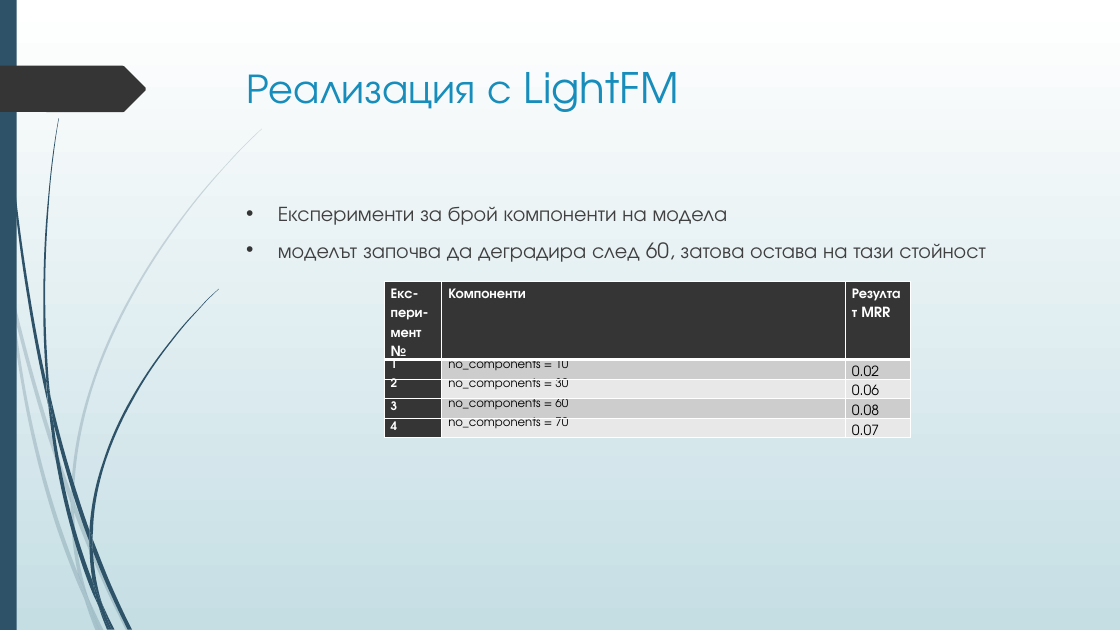
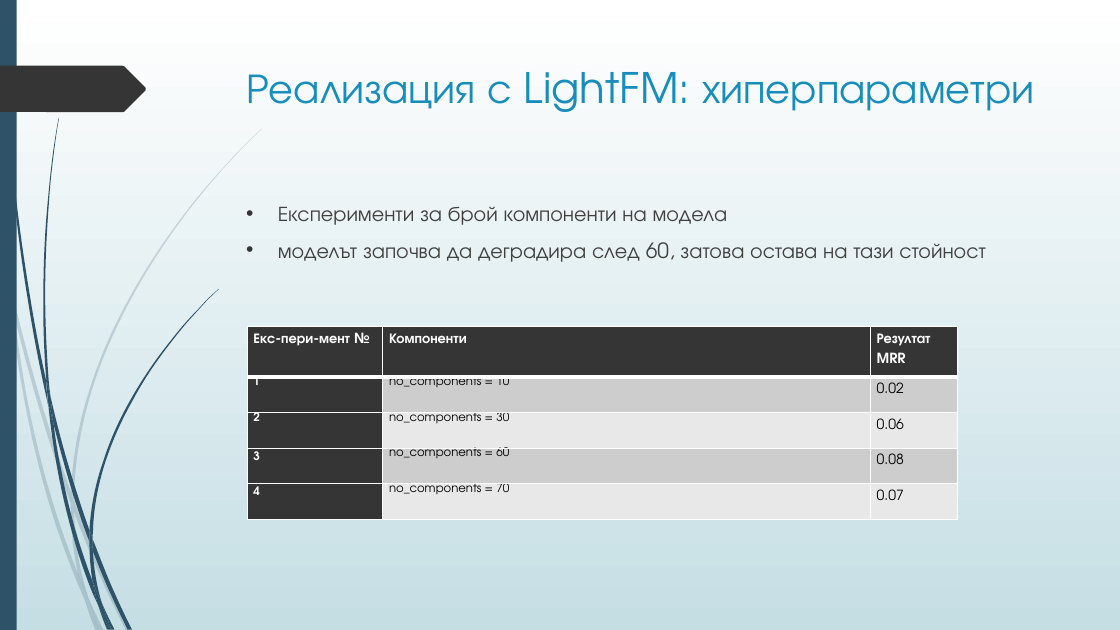
Before and after one commit to borkox/uni-sofia-recsys-dressipi, a slide deck: slide 17 of Проект_Борислав_Марков_0MI3400048.pptx. Drawn at 1120x630 pixels with LibreOffice and Linux fonts; fonts in the diff are those of the drawing. Boxes give left, top, right and bottom in pixels: in the first picture for what was removed or moved away, otherwise in the second. Text is boxed around its words. In the diff, an @@ line names an element or a change of style, - is before the commit and + after.

Commit message:
update doc

```diff
--- a/Проект_Борислав_Марков_0MI3400048.pptx
+++ b/Проект_Борислав_Марков_0MI3400048.pptx
@@ title at (247,72,1035,112): text changed @@
-Реализация с LightFM
+Реализация с LightFM: хиперпараметри
@@ table: place and size @@
-table at (385,281,912,468)
+table at (247,327,958,519)
```
Also in this commit, not shown: 1 other slide changed, 6 slides added.
